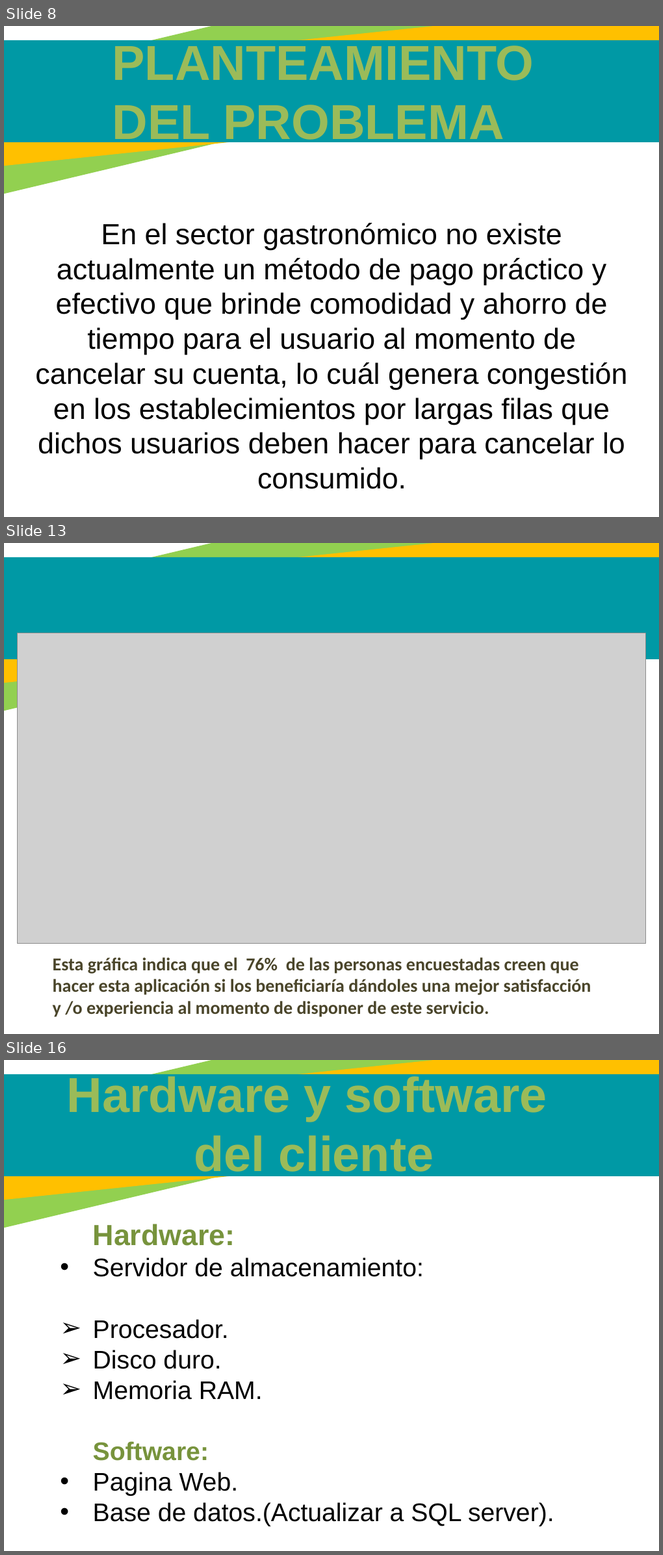
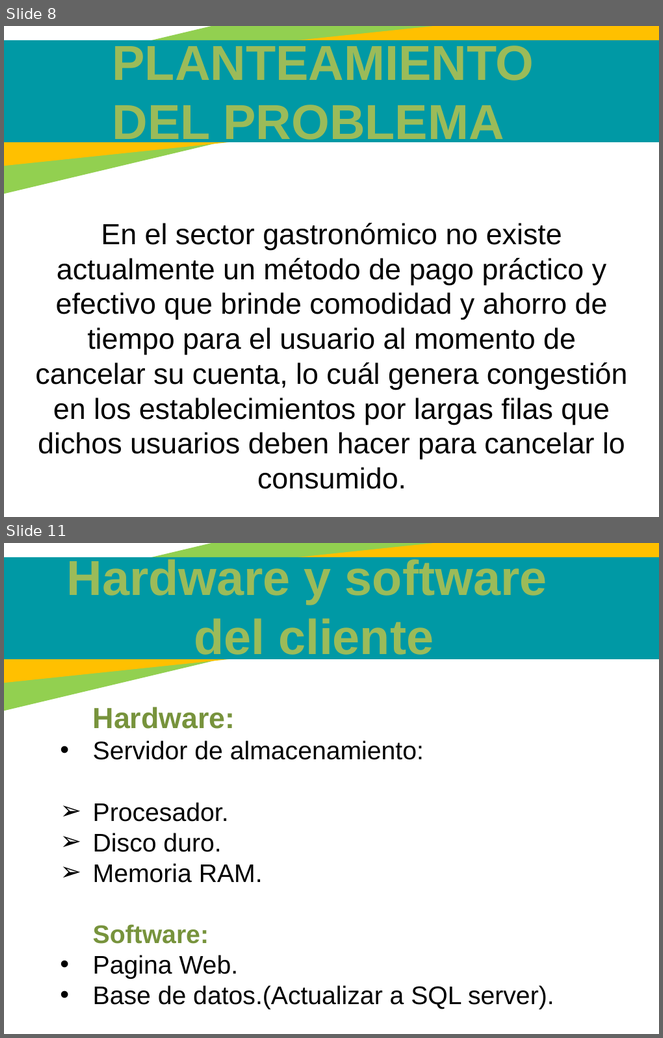
Before and after one commit to juannicolasvargas/SANF-solutions-helps, a slide deck: Cuarto trimestre/Presentacion v4.pptx. Shown one above the other, each under a label of ours: slides 8, 13 and 16 before the commit, slides 8 and 11 after it; the slides between them are not shown. The pictures are 663x1555 and 663x1038 pixels, drawn with LibreOffice and Linux fonts; fonts in the diff are those of the drawing; grey boxes stand for pictures. Boxes give left, top, right and bottom in pixels: in the first picture for what was removed or moved away, otherwise in the second. Text is boxed around its words. In the diff, an @@ line names an element or a change of style, - is before the commit and + after.

```diff
--- a/Cuarto trimestre/Presentacion v4.pptx
+++ b/Cuarto trimestre/Presentacion v4.pptx
@@ slide 13 removed at box(4, 543, 659, 1034), background #FFFFFF; not listed: 3 template elements that a slide beside it also shows @@
@@ picture removed at box(17, 633, 646, 944) @@
@@ text removed at box(53, 958, 592, 1017) @@
-Esta gráfica indica que el 76% de las personas encuestadas creen que
-hacer esta aplicación si los beneficiaría dándoles una mejor satisfacción
-y /o experiencia al momento de disponer de este servicio.
@@ what was slide 16 is now slide 11 @@
```
Also in this commit, not shown: 4 slides changed, 1 slide added, 5 other slides removed.
